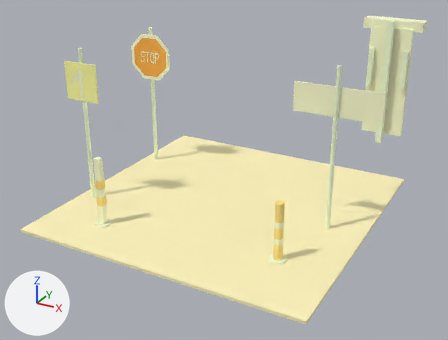
The glTF model exports/gltf/scene_night_retroreflection.glb: old version first, new version second.
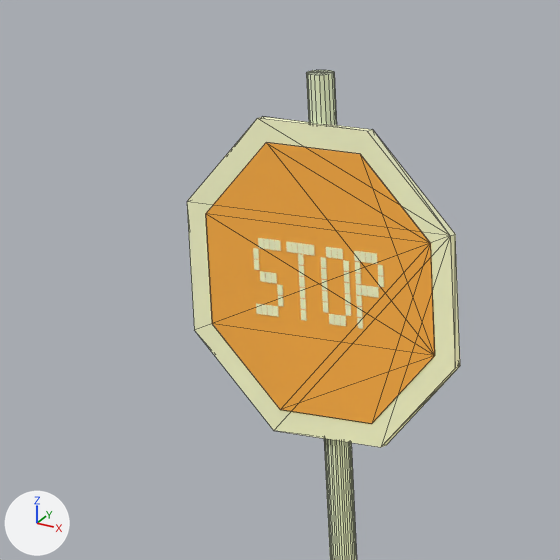
The first picture shows the older version from a camera (50 mm lens) standing at (3.77, -6.97, 4.01) and looking at (0.08, -0.26, 0.66). The close-ups show the older and then the newer version on the part from 23% to 41% of the width and 5% to 28% of the height of that picture. Only the edits that show in the close-ups are written down. Arrows for +X, +Y and +Z are at lower left; the lights stay in place. The close-ups show mesh edges as thin lines.

Objects in the first close-up: 'layer_1_00', 'plate_base_00', 'pole' and 57 more.
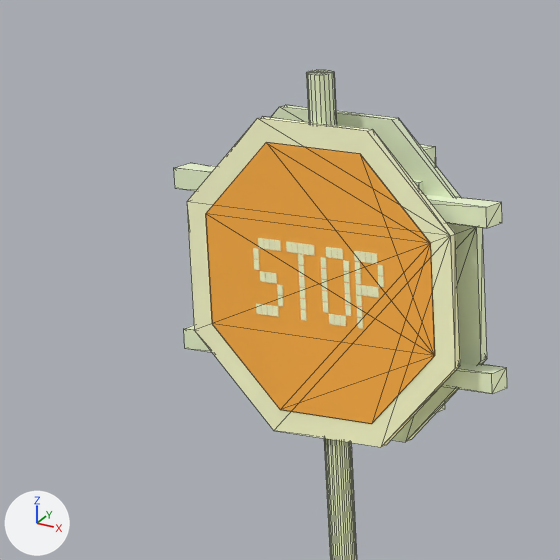
Boxes [x1, y1, x2, y2] around the edits, measured in the close-ups (560 x 560 px):
'back_plate', added
    after: [271, 105, 487, 442]
'rail_upper', added
    after: [174, 163, 502, 228]
'rail_lower', added
    after: [184, 325, 507, 394]
'stiffener_1', added
    after: [419, 144, 445, 412]
'clamp_1', added (mostly hidden)
    after: [413, 180, 423, 192]

Diff of the bpy script that builds the scene:
```diff
--- a/exports/gltf/scene_night_retroreflection.glb.py
+++ b/exports/gltf/scene_night_retroreflection.glb.py
@@ me_clamp_1 @@
+me_clamp_1.from_pydata(...)  # a box spanning x -1.66..-1.58, y 0.865..0.915, z 1.52..1.98
+me_clamp_1.materials.append(mat_mat_metal_galvanized)  # pale green #f3ffda
@@ me_rail_lower @@
+me_rail_lower.from_pydata(...)  # a box spanning x -2.21..-1.39, y 0.835..0.895, z 1.548..1.592
+me_rail_lower.materials.append(mat_mat_metal_galvanized)  # pale green #f3ffda
@@ me_rail_upper @@
+me_rail_upper.from_pydata(...)  # a box spanning x -2.21..-1.39, y 0.835..0.895, z 1.908..1.952
+me_rail_upper.materials.append(mat_mat_metal_galvanized)  # pale green #f3ffda
@@ me_stiffener_1 @@
+me_stiffener_1.from_pydata(...)  # a box spanning x -1.645..-1.595, y 0.895..0.955, z 1.46..2.04
+me_stiffener_1.materials.append(mat_mat_metal_galvanized)  # pale green #f3ffda
@@ me_back_plate @@
+me_back_plate.from_pydata(...)  # an 8-sided cylinder along y spanning x -2.155..-1.445, y 0.878..0.902, z 1.395..2.105
+me_back_plate.materials.append(mat_mat_metal_galvanized)  # pale green #f3ffda
@@ ob_clamp_1 @@
+ob_clamp_1 = bpy.data.objects.new('clamp_1', me_clamp_1)
+ob_clamp_1.location = (0.0, 0.0, 0.0)
@@ ob_rail_lower @@
+ob_rail_lower = bpy.data.objects.new('rail_lower', me_rail_lower)
+ob_rail_lower.location = (0.0, 0.0, 0.0)
@@ ob_rail_upper @@
+ob_rail_upper = bpy.data.objects.new('rail_upper', me_rail_upper)
+ob_rail_upper.location = (0.0, 0.0, 0.0)
@@ ob_stiffener_1 @@
+ob_stiffener_1 = bpy.data.objects.new('stiffener_1', me_stiffener_1)
+ob_stiffener_1.location = (0.0, 0.0, 0.0)
@@ ob_back_plate @@
+ob_back_plate = bpy.data.objects.new('back_plate', me_back_plate)
+ob_back_plate.location = (0.0, 0.0, 0.0)
```
